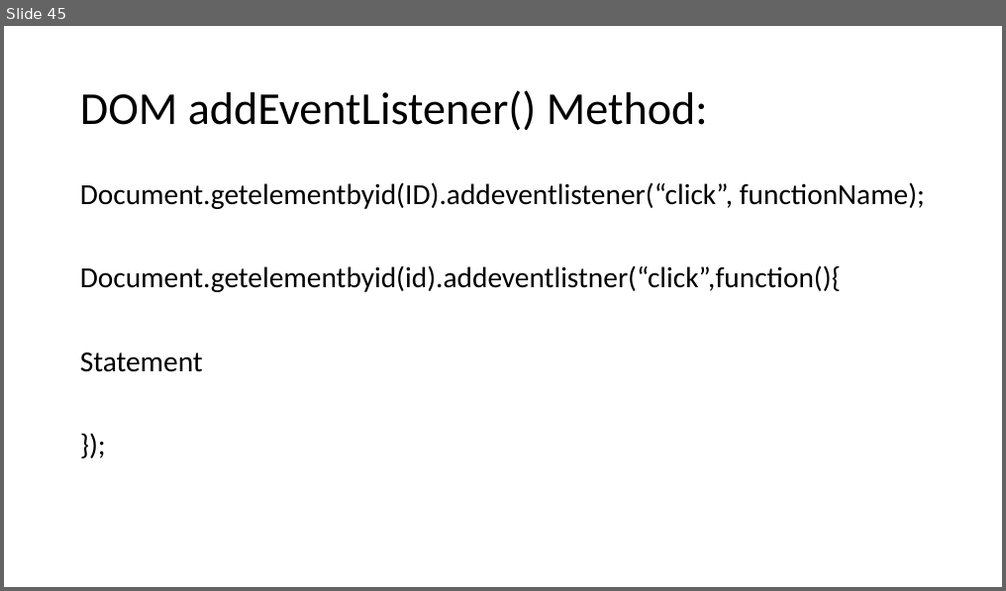
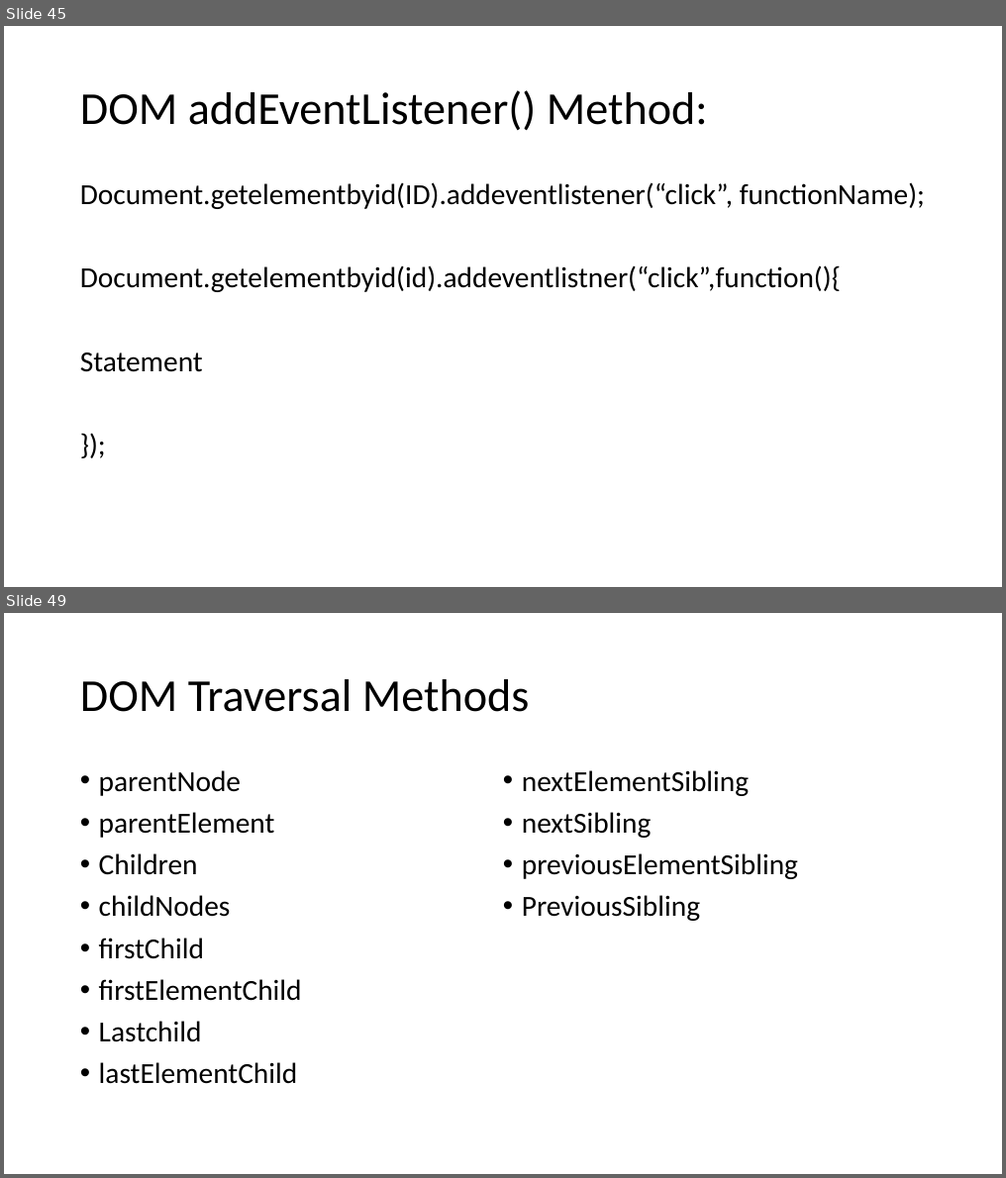
Before and after one commit to PiyushChaturvedii/batch03, a slide deck: JS Array Methods.pptx. Shown one above the other, each under a label of ours: slide 45 before the commit, slides 45 and 49 after it; the slides between them are not shown. The pictures are 1006x591 and 1006x1178 pixels, drawn with LibreOffice and Linux fonts; fonts in the diff are those of the drawing. Boxes give left, top, right and bottom in pixels: in the first picture for what was removed or moved away, otherwise in the second. Text is boxed around its words. In the diff, an @@ line names an element or a change of style, - is before the commit and + after.

```diff
--- a/JS Array Methods.pptx
+++ b/JS Array Methods.pptx
@@ slide 49 added at [4, 613, 1002, 1174], background #FFFFFF @@
@@ title added at [80, 679, 530, 712], 44 pt, text #000000 @@
+DOM Traversal Methods
@@ text added at [99, 770, 798, 1084], 28 pt, text #000000 @@
+• parentNode
+• parentElement
+• Children
+• childNodes
+• firstChild
+• firstElementChild
+• Lastchild
+• lastElementChild
+• nextElementSibling
+• nextSibling
+• previousElementSibling
+• PreviousSibling
```
Also in this commit, not shown: 7 other slides added, 23 other files.
